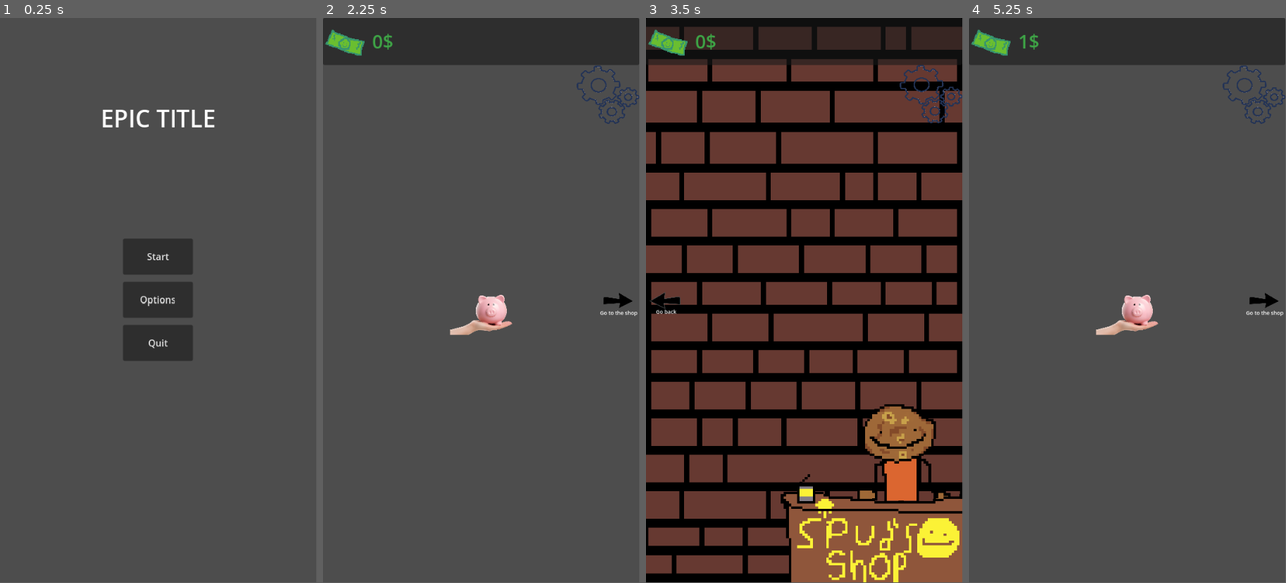
Above: before the commit, frames 1-4 (left to right).
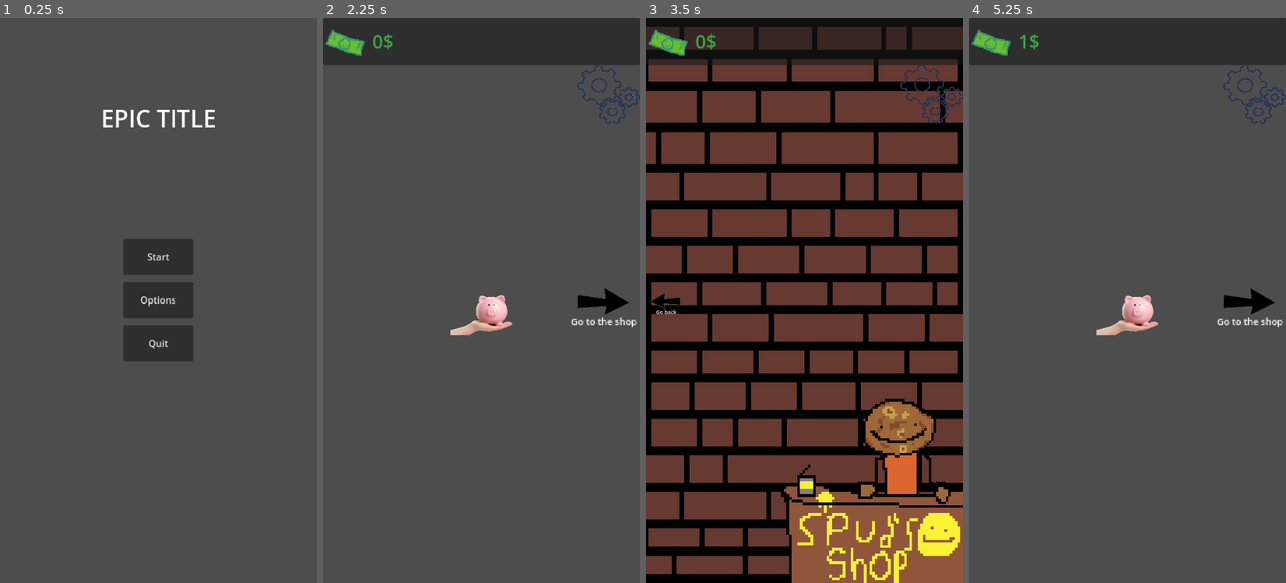
Above: after the commit, the same moments.

Repository: digitalpotato96/Clicker_Game
Game: Godot game, scene res://Scenes/main_menu.tscn
The game is run twice, just before and just after one commit, with the same random seed, the same clock (stepped at 60 frames per second) and the same inputs.
Inputs (mouse positions are in pixels of both pictures, inside the frame that each line leads up to; where the layout moved, square brackets give the same spot in the first picture):
- Up to frame 1 (0.25 s): no input
- Up to frame 2 (2.25 s): click "Start" at 0.5 s; click (608, 97) at 1.25 s; click "Start" at 2 s
- Up to frame 3 (3.5 s): click (924, 300) [940, 300] at 2.75 s
- Up to frame 4 (5.25 s): click (1254, 91) at 3.5 s; click "Start" at 4.25 s; click (1127, 300) at 5 s
The window is 449x799 before the commit and 450x800 after it. Grey fills any space a smaller window leaves; there, only what the larger window draws over its background counts as a difference.

The runs differ from the first frame. In frame 1, 0.4% of the frame differs, in the area x 32-68%, y 16-59%; in frame 2, 0.8%; in frame 3, 8.6%, in the area x 0-100%, y 1-100%; in frame 4, 0.8%.

Commit message:
More bugfixing
Just more trouble shooting and bug fixing.

Diff:
--- a/Scenes/Main_UI.tscn
+++ b/Scenes/Main_UI.tscn
@@ -55,34 +55,36 @@
 anchors_preset = -1
 anchor_left = 0.802
 anchor_right = 1.0
-anchor_bottom = 0.187
-offset_left = -0.0800171
+anchor_bottom = 0.136
+offset_left = -0.0800476
 offset_top = 81.0
-offset_bottom = 0.479996
+offset_bottom = 49.44
 texture_normal = ExtResource("4_w0gnm")
 ignore_texture_size = true
 stretch_mode = 0
 
 [node name="Shop button" type="Control" parent="."]
 layout_mode = 3
-anchors_preset = 0
-offset_right = 541.0
-offset_bottom = 961.0
+anchor_left = 0.849
+anchor_right = 1.0
+anchor_bottom = 0.559
+offset_left = -458.46
+offset_right = 1.0
+offset_bottom = 424.36
 mouse_filter = 2
 
 [node name="Shop" type="TextureButton" parent="Shop button"]
 layout_mode = 1
 anchors_preset = -1
-anchor_left = 0.868519
-anchor_top = 0.463021
-anchor_right = 1.0
-anchor_bottom = 0.536979
-offset_left = -0.86853
-offset_top = -0.463013
-offset_right = -0.86853
-offset_bottom = -0.463013
+anchor_left = 0.768946
+anchor_top = 0.436004
+anchor_right = 1.00035
+anchor_bottom = 0.56617
+offset_right = -54.0598
+offset_bottom = -54.016
 grow_horizontal = 0
 grow_vertical = 2
+scale = Vector2(1.76, 1.76)
 texture_normal = ExtResource("5_v2k75")
 ignore_texture_size = true
 stretch_mode = 0
@@ -91,16 +93,17 @@
 [node name="Label" type="Label" parent="Shop button"]
 layout_mode = 1
 anchors_preset = -1
-anchor_left = 0.871
-anchor_top = 0.49
+anchor_left = 0.774
+anchor_top = 0.479
 anchor_right = 1.0
-anchor_bottom = 0.53
-offset_left = -0.211029
-offset_top = 24.11
-offset_right = -1.0
-offset_bottom = -0.330017
+anchor_bottom = 0.55
+offset_left = 0.265961
+offset_top = 43.681
+offset_right = -53.0
+offset_bottom = -10.55
 grow_horizontal = 0
 grow_vertical = 2
+scale = Vector2(1.76, 1.76)
 theme_override_font_sizes/font_size = 9
 text = "Go to the shop"
 horizontal_alignment = 1
--- a/Scenes/main_menu.tscn
+++ b/Scenes/main_menu.tscn
@@ -13,6 +13,7 @@
 scale = Vector2(0.995, 1.02)
 size_flags_horizontal = 3
 size_flags_vertical = 3
+metadata/_edit_use_anchors_ = true
 
 [node name="VBoxContainer" type="VBoxContainer" parent="Control"]
 layout_mode = 2
--- a/Scenes/shop_scene.tscn
+++ b/Scenes/shop_scene.tscn
@@ -9,27 +9,43 @@
 [ext_resource type="Texture2D" uid="uid://cfovc2jo6at3l" path="res://Assets/setting placeholder.png" id="5_uxpe5"]
 [ext_resource type="Texture2D" uid="uid://b52cmpthoeur0" path="res://Assets/Point.png" id="6_uxpe5"]
 
-[sub_resource type="SpriteFrames" id="SpriteFrames_uxpe5"]
-animations = [{
-"frames": [{
-"duration": 1.0,
-"texture": ExtResource("2_6rmb7")
-}],
-"loop": true,
-"name": &"Spud_idle",
-"speed": 5.0
-}, {
-"frames": [{
-"duration": 1.0,
-"texture": ExtResource("2_6rmb7")
-}, {
-"duration": 1.0,
-"texture": ExtResource("3_jwdga")
-}],
-"loop": true,
-"name": &"Spud_talk",
-"speed": 4.0
-}]
+[sub_resource type="Animation" id="Animation_bf58t"]
+length = 0.001
+tracks/0/type = "value"
+tracks/0/imported = false
+tracks/0/enabled = true
+tracks/0/path = NodePath("Shop ui/Desk/Spud:texture")
+tracks/0/interp = 1
+tracks/0/loop_wrap = true
+tracks/0/keys = {
+"times": PackedFloat32Array(0),
+"transitions": PackedFloat32Array(1),
+"update": 1,
+"values": [ExtResource("2_6rmb7")]
+}
+
+[sub_resource type="Animation" id="Animation_nkmxo"]
+resource_name = "Spud_talk"
+length = 0.5
+step = 12.0
+tracks/0/type = "value"
+tracks/0/imported = false
+tracks/0/enabled = true
+tracks/0/path = NodePath("Shop ui/Desk/Spud:texture")
+tracks/0/interp = 1
+tracks/0/loop_wrap = true
+tracks/0/keys = {
+"times": PackedFloat32Array(0, 0.25, 0.5),
+"transitions": PackedFloat32Array(1, 1, 1),
+"update": 1,
+"values": [ExtResource("2_6rmb7"), ExtResource("3_jwdga"), ExtResource("2_6rmb7")]
+}
+
+[sub_resource type="AnimationLibrary" id="AnimationLibrary_er8uw"]
+_data = {
+&"RESET": SubResource("Animation_bf58t"),
+&"Spud_talk": SubResource("Animation_nkmxo")
+}
 
 [node name="Shop scene" type="Node2D"]
 script = ExtResource("1_5ycja")
@@ -48,6 +64,22 @@
 grow_horizontal = 0
 grow_vertical = 0
 texture = ExtResource("1_njw01")
+expand_mode = 5
+
+[node name="Spud" type="TextureRect" parent="Shop ui/Desk"]
+layout_mode = 1
+anchors_preset = -1
+anchor_top = 0.105
+anchor_right = 1.0
+anchor_bottom = 1.0
+offset_left = 29.0
+offset_top = -18.875
+offset_bottom = 9.33334
+grow_horizontal = 2
+grow_vertical = 2
+texture = ExtResource("2_6rmb7")
+expand_mode = 5
+stretch_mode = 4
 
 [node name="New_counter" type="PanelContainer" parent="Shop ui"]
 anchors_preset = -1
@@ -145,15 +177,12 @@
 grow_vertical = 2
 mouse_filter = 2
 texture = ExtResource("4_nkmxo")
-expand_mode = 1
+expand_mode = 5
 
-[node name="Spud" type="AnimatedSprite2D" parent="Shop ui"]
-z_index = 1
-position = Vector2(390.5, 802.184)
-scale = Vector2(4.18056, 4.20843)
-sprite_frames = SubResource("SpriteFrames_uxpe5")
-animation = &"Spud_idle"
-autoplay = "Spud_idle"
+[node name="AnimationPlayer" type="AnimationPlayer" parent="."]
+libraries = {
+&"": SubResource("AnimationLibrary_er8uw")
+}
 
 [connection signal="pressed" from="Shop ui/Shop pause menu" to="." method="_on_shop_pause_menu_pressed"]
 [connection signal="pressed" from="Shop ui/Shop button/Leave shop" to="." method="_on_leave_shop_pressed"]
--- a/project.godot
+++ b/project.godot
@@ -23,7 +23,8 @@
 
 window/size/viewport_width=540
 window/size/viewport_height=960
-window/size/resizable=false
+window/stretch/mode="viewport"
+window/stretch/aspect="expand"
 window/handheld/orientation=1
 
 [input]
Not shown: 1 places in Scenes/shop_scene.tscn that only renumber resources
Not shown, changed: export_presets.cfg
